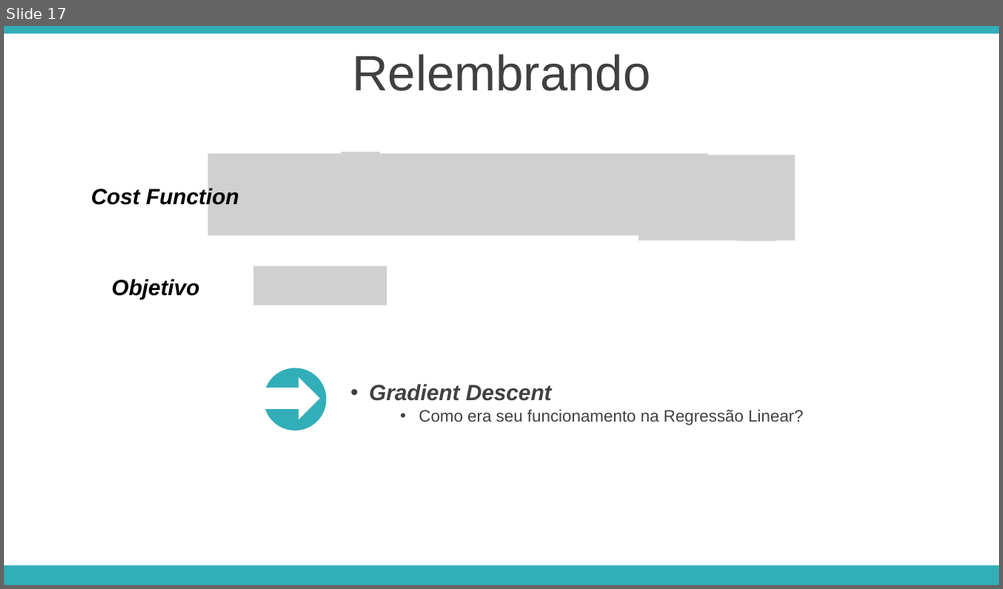
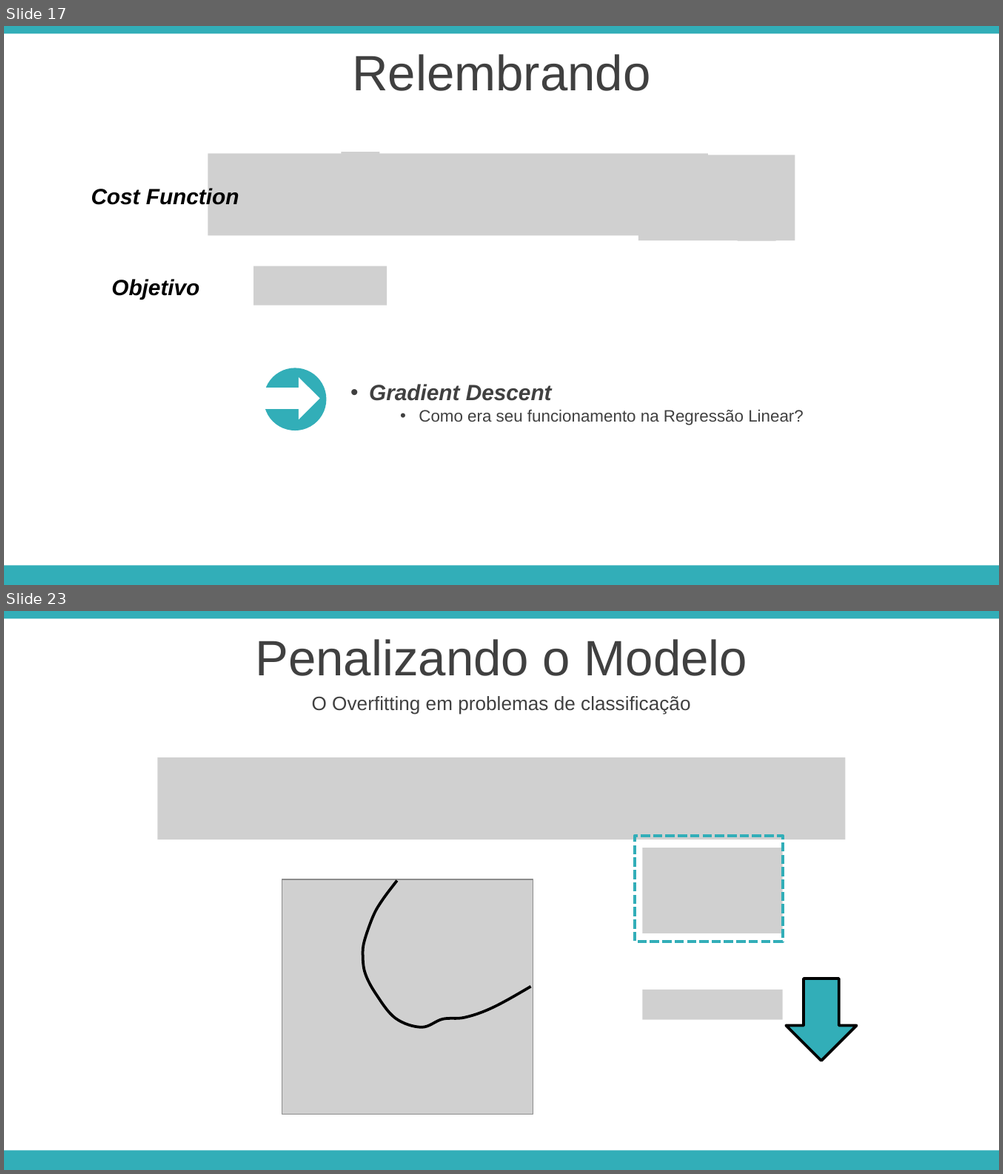
Before and after one commit to APILASTRI/coursera-stanford, a slide deck: machine-learning/notations/semana-3/presentation/06-regularization-overfitting.pptx. Shown one above the other, each under a label of ours: slide 17 before the commit, slides 17 and 23 after it; the slides between them are not shown. The pictures are 1003x589 and 1003x1174 pixels, drawn with LibreOffice and Linux fonts; fonts in the diff are those of the drawing; grey boxes stand for pictures. Boxes give left, top, right and bottom in pixels: in the first picture for what was removed or moved away, otherwise in the second. Text is boxed around its words. In the diff, an @@ line names an element or a change of style, - is before the commit and + after.

```diff
--- a/machine-learning/notations/semana-3/presentation/06-regularization-overfitting.pptx
+++ b/machine-learning/notations/semana-3/presentation/06-regularization-overfitting.pptx
@@ slide 23 added at [4, 611, 999, 1170], background #FFFFFF; not listed: 2 template elements that a slide beside it also shows @@
@@ text added at [255, 639, 747, 676], 36 pt, text #404040 @@
+Penalizando o Modelo
@@ text added at [312, 696, 690, 715], 14 pt, text #404040 @@
+O Overfitting em problemas de classificação
@@ picture added at [157, 758, 845, 840] @@
@@ rectangle added at [634, 836, 782, 941], outline #32AEB8 2.25 pt dashed @@
@@ picture added at [643, 848, 782, 933] @@
@@ picture added at [282, 880, 533, 1114] @@
@@ freeform shape added at [363, 880, 531, 1028], outline #000000 2 pt @@
@@ down arrow added at [785, 979, 856, 1062], fill #32AEB8, outline #000000 2 pt @@
@@ picture added at [643, 990, 782, 1019] @@
```
Also in this commit, not shown: 2 slides changed, 4 other slides added, 2 other files.
